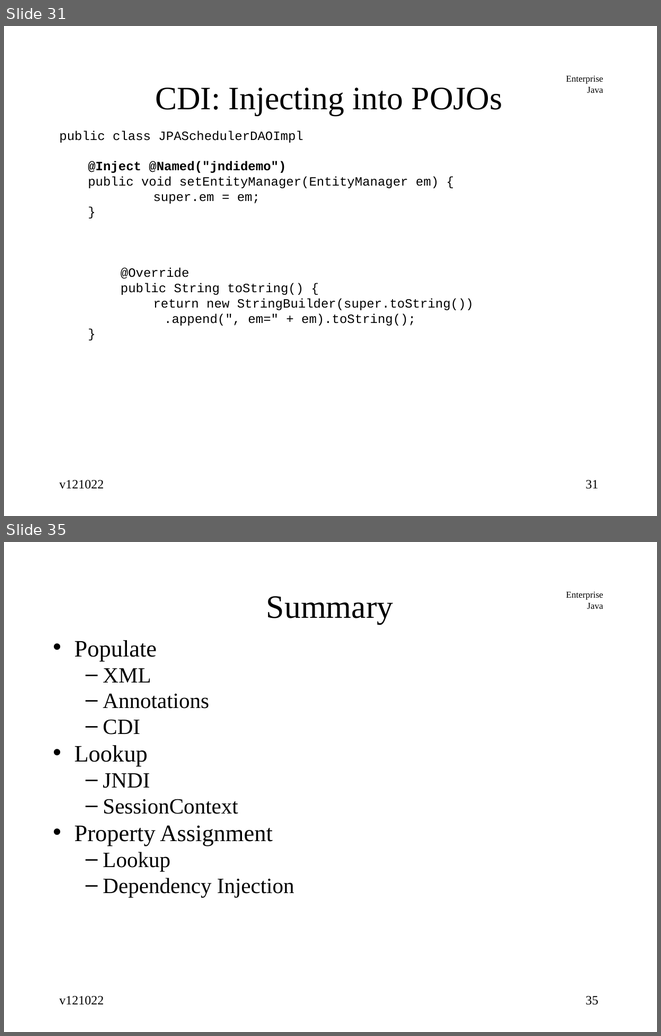
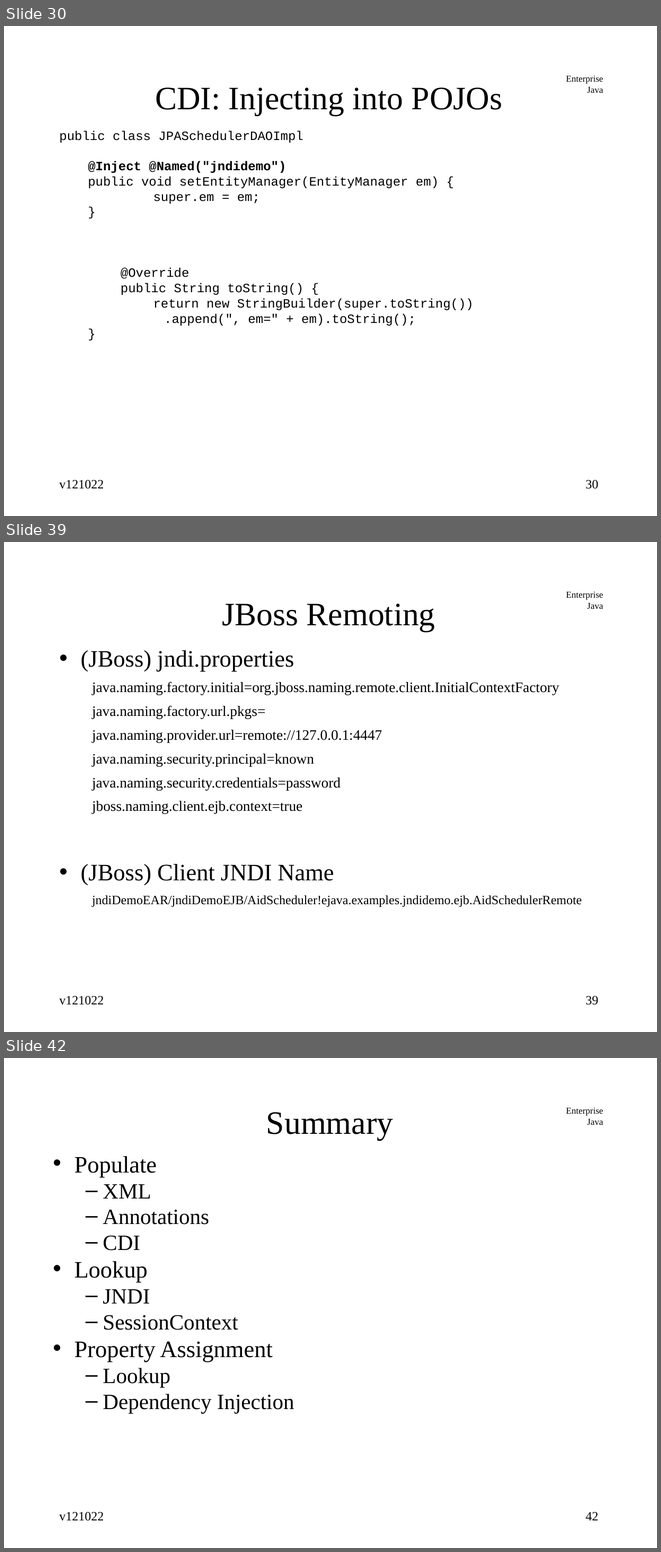
Before and after one commit to jcstaff/ejava-javaee, a slide deck: jndiDemo/src/site/resources/lectures/jndiENC.ppt. Shown one above the other, each under a label of ours: slides 31 and 35 before the commit, slides 30, 39 and 42 after it; the slides between them are not shown. The pictures are 661x1036 and 661x1552 pixels, drawn with LibreOffice and Linux fonts; fonts in the diff are those of the drawing. Boxes give left, top, right and bottom in pixels: in the first picture for what was removed or moved away, otherwise in the second. Text is boxed around its words. In the diff, an @@ line names an element or a change of style, - is before the commit and + after.

Commit message:
added JNDI naming scheme

```diff
--- a/jndiDemo/src/site/resources/lectures/jndiENC.ppt
+++ b/jndiDemo/src/site/resources/lectures/jndiENC.ppt
@@ slide 39 added at bbox=[4, 542, 657, 1032], background #FFFFFF; not listed: 1 template element that a slide beside it also shows @@
@@ title added at bbox=[222, 603, 435, 632], 36 pt, text #000000 @@
+JBoss Remoting
@@ text added at bbox=[81, 650, 582, 907], 16 pt, text #000000 @@
+• (JBoss) jndi.properties
+  java.naming.factory.initial=org.jboss.naming.remote.client.InitialContextFactory
+  java.naming.factory.url.pkgs=
+  java.naming.provider.url=remote://127.0.0.1:4447
+  java.naming.security.principal=known
+  java.naming.security.credentials=password
+  jboss.naming.client.ejb.context=true
+• (JBoss) Client JNDI Name
+  jndiDemoEAR/jndiDemoEJB/AidScheduler!ejava.examples.jndidemo.ejb.AidSchedulerRemote
@@ text added at bbox=[59, 996, 104, 1005], 14 pt, text #000000 @@
+v121022
@@ page number added at bbox=[585, 996, 598, 1005], 14 pt, text #000000 @@
+39
@@ what was slide 31 is now slide 30 @@
@@ page number at bbox=[585, 480, 598, 489]: text changed @@
-31
+30
@@ what was slide 35 is now slide 42 @@
@@ page number at bbox=[585, 1512, 598, 1520]: text changed @@
-35
+42
```
Also in this commit, not shown: 11 slides changed, 6 other slides added.
